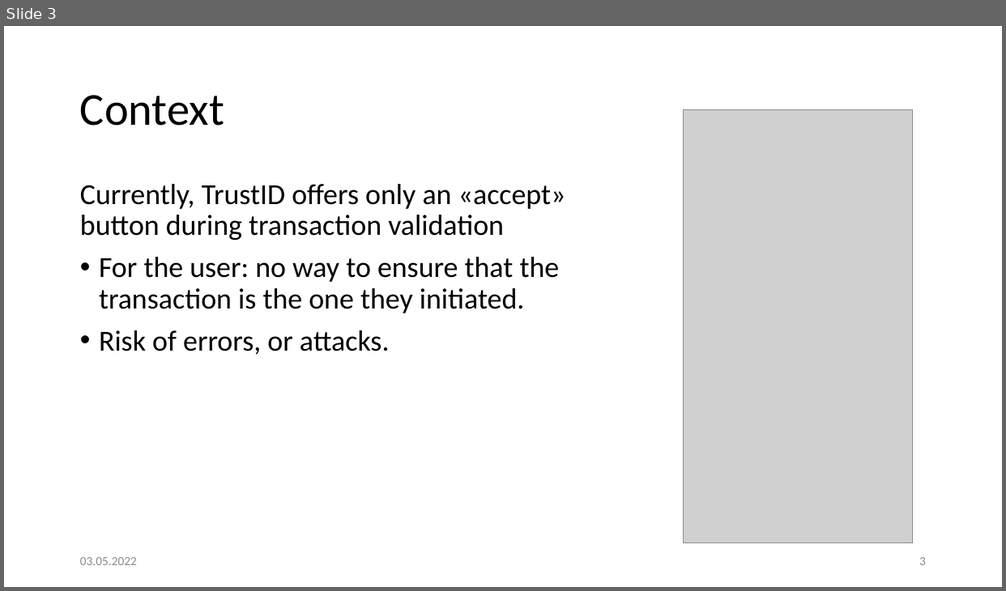
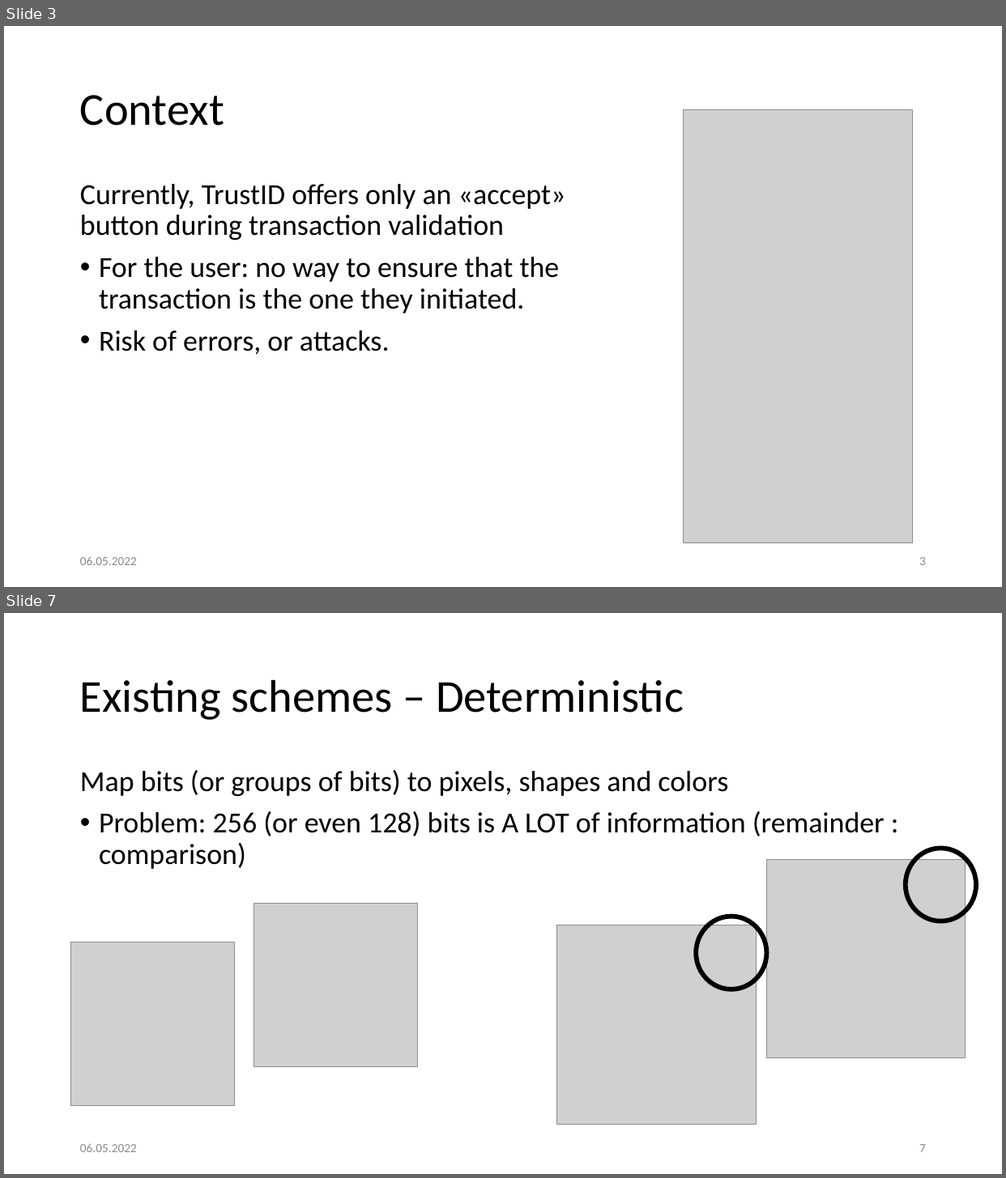
Before and after one commit to LayduA/FourierHash, a slide deck: presentation.pptx. Shown one above the other, each under a label of ours: slide 3 before the commit, slides 3 and 7 after it; the slides between them are not shown. The pictures are 1006x591 and 1006x1178 pixels, drawn with LibreOffice and Linux fonts; fonts in the diff are those of the drawing; grey boxes stand for pictures. Boxes give left, top, right and bottom in pixels: in the first picture for what was removed or moved away, otherwise in the second. Text is boxed around its words. In the diff, an @@ line names an element or a change of style, - is before the commit and + after.

Commit message:
Added 8-4 code, working on 256 bits support

```diff
--- a/presentation.pptx
+++ b/presentation.pptx
@@ slide 7 added at [4,613,1002,1174], background #FFFFFF @@
@@ title added at [80,679,684,720], 44 pt, text #000000 @@
+Existing schemes – Deterministic
@@ text added at [80,770,884,869], 28 pt, text #000000 @@
+Map bits (or groups of bits) to pixels, shapes and colors
+• Problem: 256 (or even 128) bits is A LOT of information (remainder : comparison)
@@ ellipse added at [906,848,976,922], outline #000000 4.5 pt @@
@@ picture added at [767,859,966,1059] @@
@@ picture added at [254,904,418,1067] @@
@@ picture added at [557,925,756,1124] @@
@@ ellipse added at [696,916,766,990], outline #000000 4.5 pt @@
@@ picture added at [70,943,235,1106] @@
@@ text added at [80,1144,137,1152], 12 pt, text #8C8C8C @@
+06.05.2022
@@ page number added at [919,1144,926,1152], 12 pt, text #8C8C8C @@
+7
@@ slide 3 changed as well @@
@@ text at [80,557,137,565]: text changed @@
-03.05.2022
+06.05.2022
```
Also in this commit, not shown: 9 other slides changed, 4 other slides added, 1 slide removed, 21 other files.
